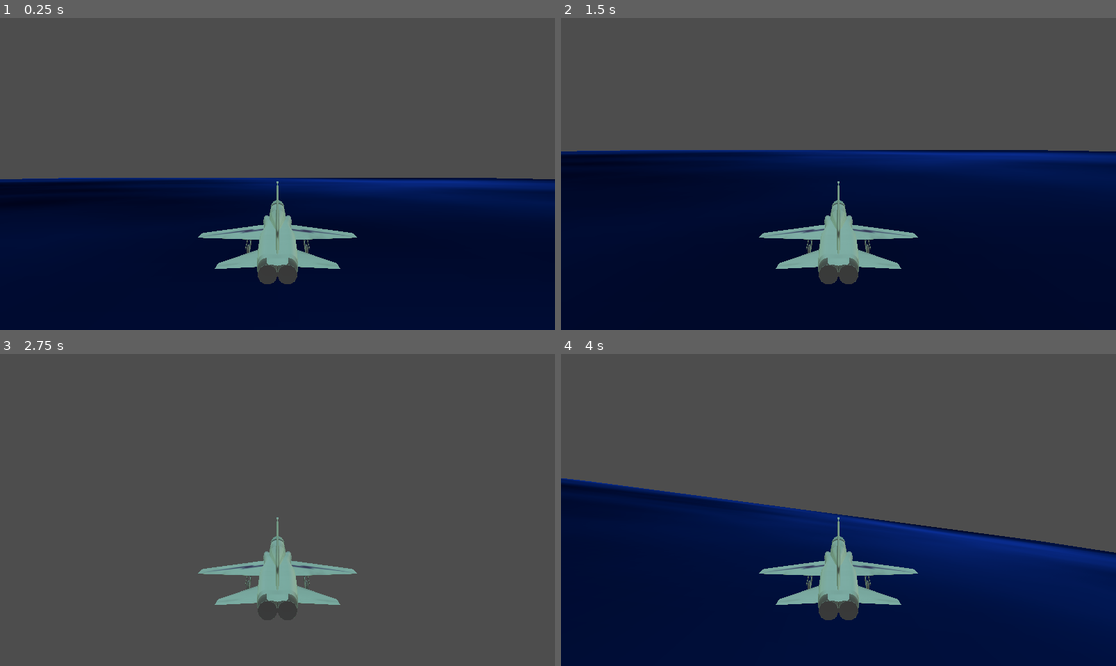
Above: before the commit, frames 1-4 (two rows, left to right).
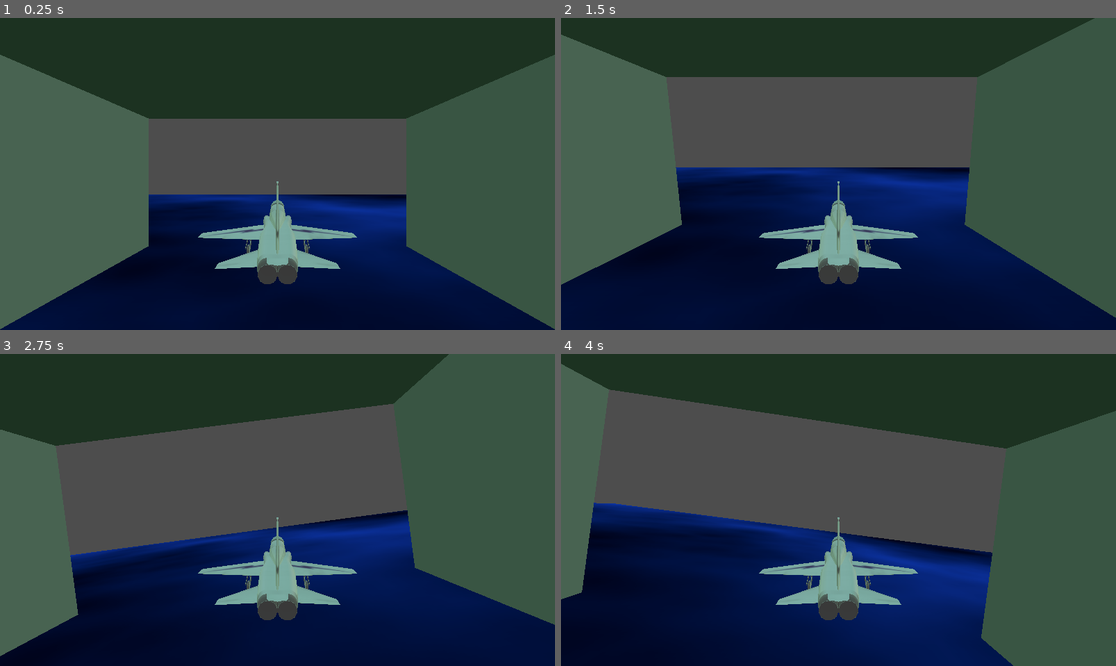
Above: after the commit, the same moments.

Repository: IanMillican/CS2053Project
Game: Godot game, scene res://jetRes/JetLvl.tscn
The game is run twice, just before and just after one commit, with the same random seed, the same clock (stepped at 60 frames per second) and the same inputs. This scene is started directly instead of the project's main scene.
Inputs:
- Up to frame 1 (0.25 s): no input
- Up to frame 2 (1.5 s): hold Right (ui_right) 0.53-1.28 s; hold Down (ui_down) from 1.28 s (still down)
- Up to frame 3 (2.75 s): release Down (ui_down) at 2.03 s; hold Right (ui_right) from 2.03 s (still down)
- Up to frame 4 (4 s): release Right (ui_right) at 2.78 s; hold Up (ui_up) 2.78-3.53 s; hold Left (ui_left) from 3.53 s (still down)

The runs differ from the first frame. In frame 1, 54% of the frame differs, in the area x 0-100%, y 0-100%; in frame 2, 44%; in frame 3, 48%; in frame 4, 43%.

Commit message:
Started adding walls for level and handling collisions

Diff:
--- a/cs2053-thegame/jetRes/JetLvl.tscn
+++ b/cs2053-thegame/jetRes/JetLvl.tscn
@@ -1,6 +1,7 @@
-[gd_scene load_steps=11 format=3 uid="uid://clfrjeeup7mqp"]
+[gd_scene load_steps=18 format=3 uid="uid://clfrjeeup7mqp"]
 
 [ext_resource type="PackedScene" uid="uid://bicqibepmprw5" path="res://jetRes/jet.tscn" id="1_7pk40"]
+[ext_resource type="Script" path="res://jetRes/jet_lvl.gd" id="1_bjplq"]
 [ext_resource type="Texture2D" uid="uid://dsywub2w774w8" path="res://jetRes/skybox.png" id="2_pnk8t"]
 
 [sub_resource type="PanoramaSkyMaterial" id="PanoramaSkyMaterial_2qeig"]
@@ -30,19 +31,75 @@
 [sub_resource type="BoxShape3D" id="BoxShape3D_ky1lw"]
 size = Vector3(500, 1, 500)
 
+[sub_resource type="BoxMesh" id="BoxMesh_ufq2q"]
+size = Vector3(1, 50, 100)
+
+[sub_resource type="BoxShape3D" id="BoxShape3D_fos72"]
+size = Vector3(1, 50, 100)
+
+[sub_resource type="BoxMesh" id="BoxMesh_vq062"]
+size = Vector3(1, 50, 100)
+
+[sub_resource type="BoxShape3D" id="BoxShape3D_ds8de"]
+size = Vector3(1, 50, 100)
+
+[sub_resource type="BoxMesh" id="BoxMesh_vupek"]
+size = Vector3(100, 1, 100)
+
+[sub_resource type="BoxShape3D" id="BoxShape3D_y2s65"]
+size = Vector3(100, 1, 100)
+
 [node name="JetLvl" type="Node3D"]
+script = ExtResource("1_bjplq")
 
 [node name="Jet" parent="." instance=ExtResource("1_7pk40")]
-transform = Transform3D(1, 0, 0, 0, 1, 0, 0, 0, 1, 0, 4.10108, 0)
+transform = Transform3D(1, 0, 0, 0, 1, 0, 0, 0, 1, 0, 27.0368, -25)
 
 [node name="Camera3D" type="Camera3D" parent="Jet"]
 transform = Transform3D(-1, 0, -8.74228e-08, 0, 1, 0, 8.74228e-08, 0, -1, 0, 1.16089, -5.6069)
 environment = SubResource("Environment_wmgs2")
 
-[node name="Ground" type="Area3D" parent="."]
+[node name="Ground" type="StaticBody3D" parent="." groups=["ground"]]
 
 [node name="MeshInstance3D" type="MeshInstance3D" parent="Ground"]
 mesh = SubResource("BoxMesh_el3rj")
 
 [node name="CollisionShape3D" type="CollisionShape3D" parent="Ground"]
 shape = SubResource("BoxShape3D_ky1lw")
+
+[node name="RightSideWalls" type="Node3D" parent="."]
+
+[node name="Wall1" type="StaticBody3D" parent="RightSideWalls" groups=["walls"]]
+transform = Transform3D(1, 0, 0, 0, 1, 0, 0, 0, 1, -50, 5.434, 0)
+
+[node name="MeshInstance3D" type="MeshInstance3D" parent="RightSideWalls/Wall1"]
+transform = Transform3D(1, 0, 0, 0, 1, 0, 0, 0, 1, 0, 20, 0)
+mesh = SubResource("BoxMesh_ufq2q")
+
+[node name="CollisionShape3D" type="CollisionShape3D" parent="RightSideWalls/Wall1"]
+transform = Transform3D(1, 0, 0, 0, 1, 0, 0, 0, 1, 0, 20, 0)
+shape = SubResource("BoxShape3D_fos72")
+
+[node name="LeftSideWalls" type="Node3D" parent="."]
+
+[node name="Wall1" type="StaticBody3D" parent="LeftSideWalls" groups=["walls"]]
+transform = Transform3D(1, 0, 0, 0, 1, 0, 0, 0, 1, 50, 5.434, 0)
+
+[node name="MeshInstance3D" type="MeshInstance3D" parent="LeftSideWalls/Wall1"]
+transform = Transform3D(1, 0, 0, 0, 1, 0, 0, 0, 1, 0, 20, 0)
+mesh = SubResource("BoxMesh_vq062")
+
+[node name="CollisionShape3D" type="CollisionShape3D" parent="LeftSideWalls/Wall1"]
+transform = Transform3D(1, 0, 0, 0, 1, 0, 0, 0, 1, 0, 20, 0)
+shape = SubResource("BoxShape3D_ds8de")
+
+[node name="Ceiling" type="Node3D" parent="."]
+
+[node name="Ceiling1" type="StaticBody3D" parent="Ceiling"]
+transform = Transform3D(1, 0, 0, 0, 1, 0, 0, 0, 1, 0, 50, 0)
+
+[node name="MeshInstance3D" type="MeshInstance3D" parent="Ceiling/Ceiling1"]
+mesh = SubResource("BoxMesh_vupek")
+
+[node name="CollisionShape3D" type="CollisionShape3D" parent="Ceiling/Ceiling1"]
+shape = SubResource("BoxShape3D_y2s65")
--- a/cs2053-thegame/jetRes/jet.gd
+++ b/cs2053-thegame/jetRes/jet.gd
@@ -5,6 +5,11 @@
 var isRotatedRight = false
 var isRotatedUp = false
 var isRotatedDown = false
+
+signal collidedWall
+signal unCollidedWall
+var isCollidedWall = false
+var isCollidedGround = false
 
 func _ready() -> void:
 	pass
@@ -17,7 +22,7 @@
 	vel.z += 1
 
 
-	if Input.is_action_pressed("ui_left"):
+	if Input.is_action_pressed("ui_left") and not isCollidedWall:
 		vel.x += 1
 		if not isRotatedLeft:
 			isRotatedLeft = true
@@ -27,7 +32,7 @@
 		isRotatedLeft = false
 
 
-	if Input.is_action_pressed("ui_right"):
+	if Input.is_action_pressed("ui_right") and not isCollidedWall:
 		vel.x -= 1
 		if not isRotatedRight:
 			isRotatedRight = true
@@ -37,7 +42,7 @@
 		isRotatedRight = false
 
 
-	if Input.is_action_pressed("ui_up"):
+	if Input.is_action_pressed("ui_up") and not isCollidedGround:
 		vel.y += 1
 		if not isRotatedUp:
 			isRotatedUp = true
@@ -47,7 +52,7 @@
 		isRotatedUp = false
 
 
-	if Input.is_action_pressed("ui_down"):
+	if Input.is_action_pressed("ui_down") and not isCollidedGround:
 		vel.y -= 1
 		if not isRotatedDown:
 			isRotatedDown = true
@@ -61,3 +66,26 @@
 		vel= vel.normalized() * speed
 	velocity = vel
 	move_and_slide()
+
+
+func _on_collision_area_body_entered(body: Node3D) -> void:
+	if body.name != "Jet" and body.is_in_group("walls"):
+		print("Hit")
+		#collidedWall.emit()
+		isCollidedWall = true
+	if body.name != "Jet" and body.is_in_group("ground"):
+		print("Hit")
+		isCollidedGround = true
+
+func _on_collision_area_body_exited(body: Node3D) -> void:
+	if body.name != "Jet" and body.is_in_group("walls"):
+		#unCollidedWall.emit()
+		isCollidedWall = false
+	if body.name != "Jet" and body.is_in_group("ground"):
+		isCollidedGround = false
+#func _set_Collision_Wall() -> void:
+	#isCollidedWall = true
+	#print("Hi")
+	#
+#func _set_Uncollision_Wall() -> void:
+	#isCollidedWall = false
--- a/cs2053-thegame/jetRes/jet.tscn
+++ b/cs2053-thegame/jetRes/jet.tscn
@@ -1,11 +1,31 @@
-[gd_scene load_steps=5 format=3 uid="uid://bicqibepmprw5"]
+[gd_scene load_steps=11 format=3 uid="uid://bicqibepmprw5"]
 
 [ext_resource type="PackedScene" uid="uid://dph3twbu1j04x" path="res://jetRes/Jet.glb" id="1_pv16p"]
 [ext_resource type="Script" path="res://jetRes/jet.gd" id="1_txdtk"]
 
-[sub_resource type="BoxShape3D" id="BoxShape3D_wph6t"]
+[sub_resource type="BoxShape3D" id="BoxShape3D_8eofn"]
+size = Vector3(0.557373, 3.0845, 0.610107)
 
-[sub_resource type="BoxShape3D" id="BoxShape3D_8lpi8"]
+[sub_resource type="BoxShape3D" id="BoxShape3D_rfncv"]
+size = Vector3(0.557373, 1.27119, 0.35788)
+
+[sub_resource type="BoxShape3D" id="BoxShape3D_v7ci5"]
+size = Vector3(0.947693, 3.55537, 0.129135)
+
+[sub_resource type="BoxShape3D" id="BoxShape3D_bcw86"]
+size = Vector3(0.891415, 0.683704, 1.33878)
+
+[sub_resource type="BoxShape3D" id="BoxShape3D_hi8na"]
+size = Vector3(0.57051, 1.88164, 0.0558362)
+
+[sub_resource type="BoxShape3D" id="BoxShape3D_0qigg"]
+size = Vector3(0.199121, 0.097204, 0.432552)
+
+[sub_resource type="BoxShape3D" id="BoxShape3D_mjvrg"]
+size = Vector3(0.199121, 0.097204, 0.53807)
+
+[sub_resource type="BoxShape3D" id="BoxShape3D_7crbh"]
+size = Vector3(0.199121, 0.097204, 0.53807)
 
 [node name="Jet" type="CharacterBody3D"]
 script = ExtResource("1_txdtk")
@@ -14,11 +34,80 @@
 
 [node name="JetModel" parent="Pivot" instance=ExtResource("1_pv16p")]
 
-[node name="CollisionShape3D" type="CollisionShape3D" parent="."]
-shape = SubResource("BoxShape3D_wph6t")
-
-[node name="Area3D" type="Area3D" parent="."]
+[node name="CollisionArea" type="Area3D" parent="."]
 visible = false
 
-[node name="CollisionShape3D" type="CollisionShape3D" parent="Area3D"]
-shape = SubResource("BoxShape3D_8lpi8")
+[node name="FrontCollision" type="CollisionShape3D" parent="CollisionArea"]
+transform = Transform3D(1, 0, 0, 0, -4.37114e-08, -1, 0, 1, -4.37114e-08, 0.0117493, -0.0432516, 0.0617486)
+shape = SubResource("BoxShape3D_8eofn")
+
+[node name="NoseCollision" type="CollisionShape3D" parent="CollisionArea"]
+transform = Transform3D(1, 0, 0, 0, -4.37114e-08, -1, 0, 1, -4.37114e-08, 0.0117493, -0.169366, 2.23054)
+shape = SubResource("BoxShape3D_rfncv")
+
+[node name="WingCollision" type="CollisionShape3D" parent="CollisionArea"]
+transform = Transform3D(-4.37114e-08, 1, -4.37114e-08, 0, -4.37114e-08, -1, -1, -4.37114e-08, 1.91069e-15, -0.010175, -0.248573, -0.731305)
+shape = SubResource("BoxShape3D_v7ci5")
+
+[node name="TailCollision" type="CollisionShape3D" parent="CollisionArea"]
+transform = Transform3D(-4.37114e-08, 1, -4.37114e-08, 0, -4.37114e-08, -1, -1, -4.37114e-08, 1.91069e-15, 0.0179684, 0.356249, -2.26193)
+shape = SubResource("BoxShape3D_bcw86")
+
+[node name="TailWingCollision" type="CollisionShape3D" parent="CollisionArea"]
+transform = Transform3D(-4.37114e-08, 1, -4.37114e-08, 0, -4.37114e-08, -1, -1, -4.37114e-08, 1.91069e-15, 0.0181019, -0.237061, -2.33137)
+shape = SubResource("BoxShape3D_hi8na")
+
+[node name="FrontWheelCollision" type="CollisionShape3D" parent="CollisionArea"]
+transform = Transform3D(-4.37114e-08, 1, -4.37114e-08, 0, -4.37114e-08, -1, -1, -4.37114e-08, 1.91069e-15, 0.00172652, -0.581824, 1.95249)
+shape = SubResource("BoxShape3D_0qigg")
+
+[node name="BackWheelRightCollision" type="CollisionShape3D" parent="CollisionArea"]
+transform = Transform3D(-4.37114e-08, 1, -4.37114e-08, 0, -4.37114e-08, -1, -1, -4.37114e-08, 1.91069e-15, -0.703104, -0.541777, -0.617335)
+shape = SubResource("BoxShape3D_mjvrg")
+
+[node name="BackWheelLeftCollision" type="CollisionShape3D" parent="CollisionArea"]
+transform = Transform3D(-4.37114e-08, 1, -4.37114e-08, 0, -4.37114e-08, -1, -1, -4.37114e-08, 1.91069e-15, 0.702136, -0.541777, -0.617335)
+shape = SubResource("BoxShape3D_7crbh")
+
+[node name="FrontCollision" type="CollisionShape3D" parent="."]
+transform = Transform3D(1, 0, 0, 0, -4.37114e-08, -1, 0, 1, -4.37114e-08, 0.0117493, -0.0432516, 0.0617486)
+visible = false
+shape = SubResource("BoxShape3D_8eofn")
+
+[node name="NoseCollision" type="CollisionShape3D" parent="."]
+transform = Transform3D(1, 0, 0, 0, -4.37114e-08, -1, 0, 1, -4.37114e-08, 0.0117493, -0.169366, 2.23054)
+visible = false
+shape = SubResource("BoxShape3D_rfncv")
+
+[node name="WingCollision" type="CollisionShape3D" parent="."]
+transform = Transform3D(-4.37114e-08, 1, -4.37114e-08, 0, -4.37114e-08, -1, -1, -4.37114e-08, 1.91069e-15, -0.010175, -0.248573, -0.731305)
+visible = false
+shape = SubResource("BoxShape3D_v7ci5")
+
+[node name="TailCollision" type="CollisionShape3D" parent="."]
+transform = Transform3D(-4.37114e-08, 1, -4.37114e-08, 0, -4.37114e-08, -1, -1, -4.37114e-08, 1.91069e-15, 0.0179684, 0.356249, -2.26193)
+visible = false
+shape = SubResource("BoxShape3D_bcw86")
+
+[node name="TailWingCollision" type="CollisionShape3D" parent="."]
+transform = Transform3D(-4.37114e-08, 1, -4.37114e-08, 0, -4.37114e-08, -1, -1, -4.37114e-08, 1.91069e-15, 0.0181019, -0.237061, -2.33137)
+visible = false
+shape = SubResource("BoxShape3D_hi8na")
+
+[node name="FrontWheelCollision" type="CollisionShape3D" parent="."]
+transform = Transform3D(-4.37114e-08, 1, -4.37114e-08, 0, -4.37114e-08, -1, -1, -4.37114e-08, 1.91069e-15, 0.00172652, -0.581824, 1.95249)
+visible = false
+shape = SubResource("BoxShape3D_0qigg")
+
+[node name="BackWheelRightCollision" type="CollisionShape3D" parent="."]
+transform = Transform3D(-4.37114e-08, 1, -4.37114e-08, 0, -4.37114e-08, -1, -1, -4.37114e-08, 1.91069e-15, -0.703104, -0.541777, -0.617335)
+visible = false
+shape = SubResource("BoxShape3D_mjvrg")
+
+[node name="BackWheelLeftCollision" type="CollisionShape3D" parent="."]
+transform = Transform3D(-4.37114e-08, 1, -4.37114e-08, 0, -4.37114e-08, -1, -1, -4.37114e-08, 1.91069e-15, 0.702136, -0.541777, -0.617335)
+visible = false
+shape = SubResource("BoxShape3D_7crbh")
+
+[connection signal="body_entered" from="CollisionArea" to="." method="_on_collision_area_body_entered"]
+[connection signal="body_exited" from="CollisionArea" to="." method="_on_collision_area_body_exited"]
--- /dev/null
+++ b/cs2053-thegame/jetRes/jet_lvl.gd
@@ -0,0 +1,11 @@
+extends Node3D
+
+
+
+
+#func _on_jet_collided_wall() -> void:
+	#$Jet._set_Collision_Wall()
+#
+#
+#func _on_jet_un_collided_wall() -> void:
+	#$Jet._set_Uncollision_Wall()
